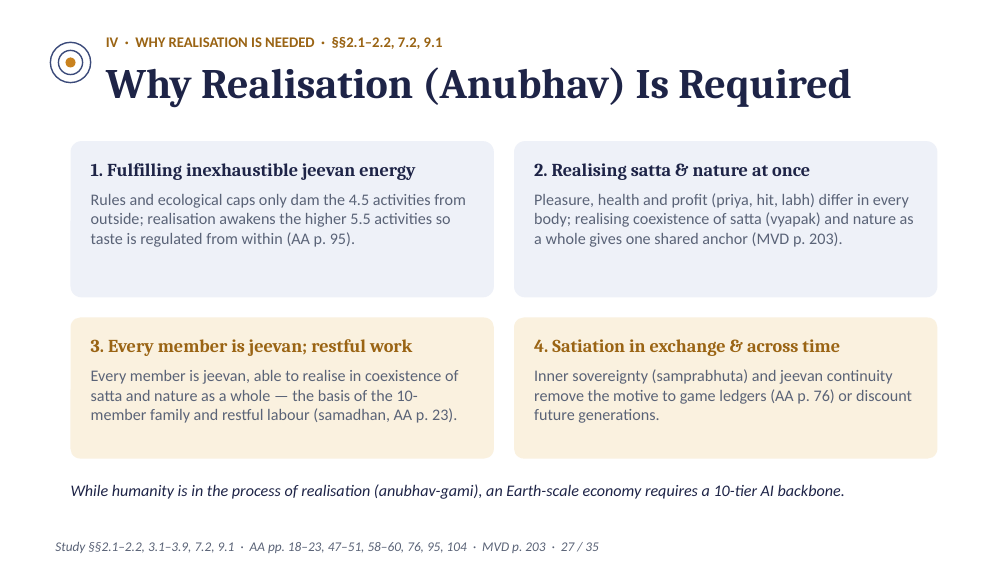
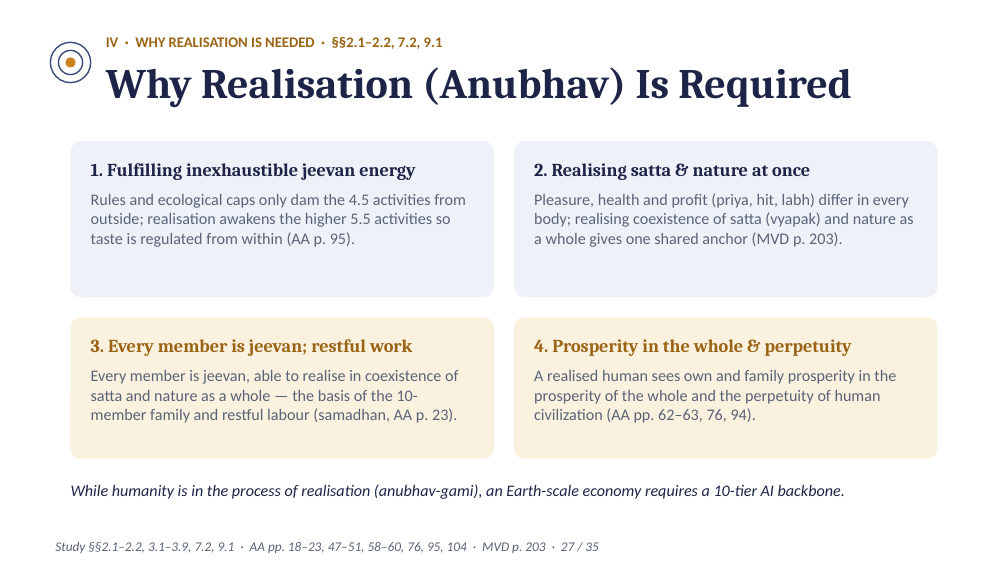
Before and after one commit to raghavamohan/AnalyticMadhyasthDarshan, a slide deck: slide 27 of Studies/Prosperity-Economics-And-Right-Use/Prosperity-Economics-And-Right-Use-Madhyasth-Darshan.pptx. Drawn at 1008x567 pixels with LibreOffice and Linux fonts; fonts in the diff are those of the drawing. Boxes give left, top, right and bottom in pixels: in the first picture for what was removed or moved away, otherwise in the second. Text is boxed around its words. In the diff, an @@ line names an element or a change of style, - is before the commit and + after.

Commit message:
Clarify intergenerational ecology via prosperity in the whole and human perpetuity

```diff
--- a/Studies/Prosperity-Economics-And-Right-Use/Prosperity-Economics-And-Right-Use-Madhyasth-Darshan.pptx
+++ b/Studies/Prosperity-Economics-And-Right-Use/Prosperity-Economics-And-Right-Use-Madhyasth-Darshan.pptx
@@ text at (534, 339, 852, 356): text changed @@
-4. Satiation in exchange & across time
+4. Prosperity in the whole & perpetuity
@@ text at (534, 370, 896, 423): text changed @@
-Inner sovereignty (samprabhuta) and jeevan continuity remove the motive to game ledgers (AA p. 76) or discount future generations.
+A realised human sees own and family prosperity in the prosperity of the whole and the perpetuity of human civilization (AA pp. 62–63, 76, 94).
```
Also in this commit, not shown: 1 other slide changed, 14 other files.
